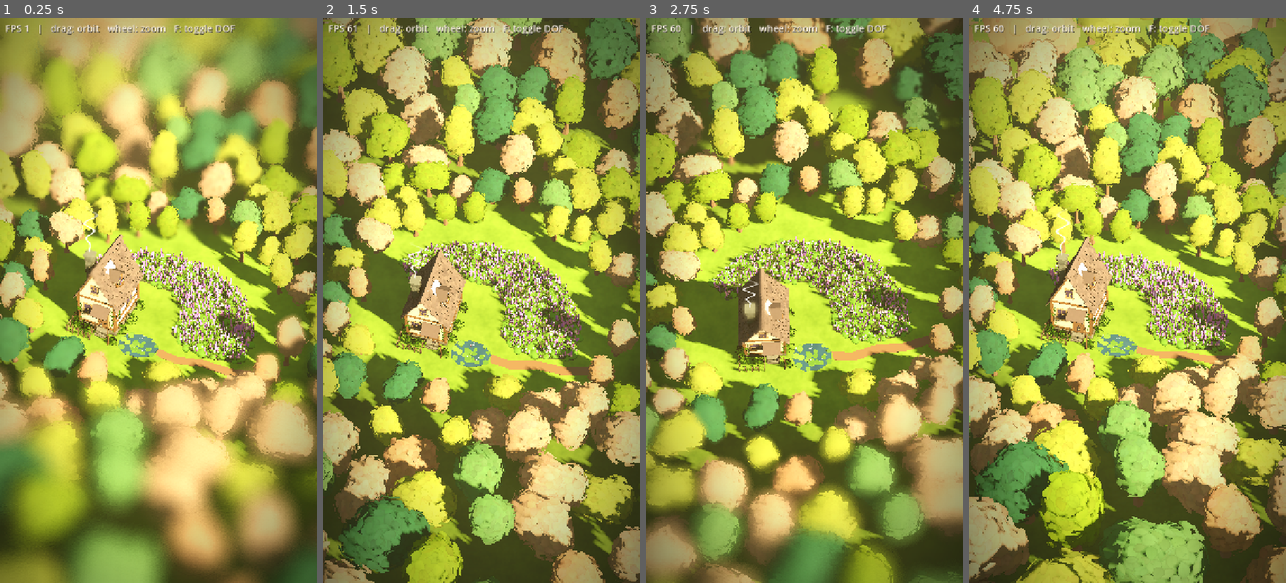
Above: before the commit, frames 1-4 (left to right).
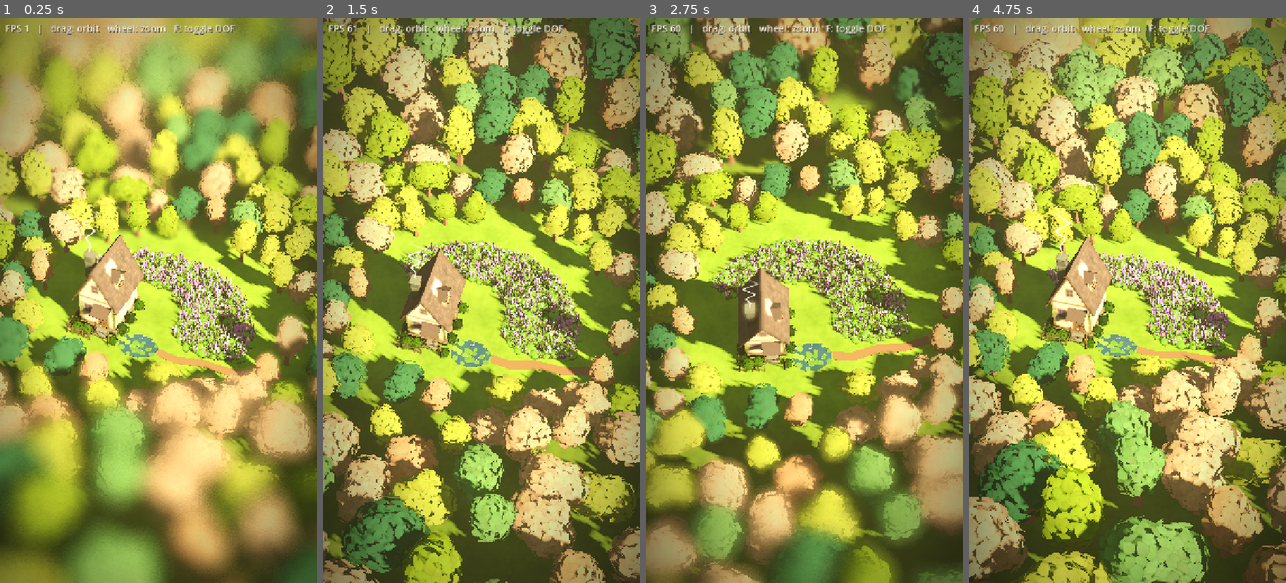
Above: after the commit, the same moments.

Repository: evaqqwww/Island
Game: Godot game, scene res://main.tscn
Two runs of this game, one before a commit and one after it. Both use one fixed random seed, a clock stepped at 60 frames per second and the inputs below.
Inputs (mouse positions are in pixels of both pictures, inside the frame that each line leads up to):
- Up to frame 1 (0.25 s): no input
- Up to frame 2 (1.5 s): tap Enter at 0.5 s; move the mouse to (551, 272) at 0.52 s; tap F at 0.6 s; click (551, 272) at 0.67 s; drag from (418, 328) to (465, 413) at 1.27 s
- Up to frame 3 (2.75 s): move the mouse to (836, 176) at 2.02 s; tap F at 2.1 s; click (836, 176) at 2.17 s
- Up to frame 4 (4.75 s): drag from (1111, 413) to (1032, 215) at 2.77 s; move the mouse to (1222, 385) at 3.52 s; tap F at 3.6 s; click (1222, 385) at 3.67 s; drag from (1032, 215) to (1079, 159) at 4.27 s

The runs differ from the first frame. In frame 1, 9.8% of the frame differs, in the area x 0-100%, y 4-100%; in frame 2, 20%; in frame 3, 16%; in frame 4, 23%, in the area x 0-100%, y 0-100%.

Commit message:
按当前视角减面：木屋改为高模烘焙到低模，树木内核和树干减面；手机端恢复全画质
- 木屋：高模（瓦片、木构、门窗、藤蔓）只作烘焙源，导出 592 个三角形的低模；
  颜色、切线空间法线、AO 都用「选中到活动」从高模烘焙，贴图降到 1024；
  屋顶材质加局部 AO 压暗瓦片缝；花丛改为实心内核 + 少量大叶片
  木屋连花丛从 28,814 降到 2,192 个三角形
- 树木：内核改为二十面体，树干减边减段、去掉藏在树冠里的枝杈，内层叶片减少；
  近景每棵约 540、远景约 185 个三角形
- 撤掉手机端画质适配（渲染倍率、景深采样、阴影），手机与桌面画质一致

Co-Authored-By: Claude Opus 5.5 <noreply@anthropic.com>

Diff:
--- a/main.tscn
+++ b/main.tscn
@@ -11,7 +11,6 @@
 [ext_resource type="Script" path="res://scripts/hud.gd" id="9_hud"]
 [ext_resource type="Material" path="res://materials/foliage_bed.tres" id="13_bed"]
 [ext_resource type="Shader" path="res://shaders/smoke.gdshader" id="14_smoke"]
-[ext_resource type="Script" path="res://scripts/quality.gd" id="15_quality"]
 [ext_resource type="PackedScene" path="res://assets/trees/trees.glb" id="16_trees"]
 [ext_resource type="Shader" path="res://shaders/ground.gdshader" id="17_ground"]
 [ext_resource type="Texture2D" path="res://assets/textures/lawn.png" id="18_lawn"]
@@ -360,11 +359,6 @@
 mesh = SubResource("QuadMesh_fullscreen")
 material_override = SubResource("ShaderMaterial_dof")
 
-[node name="Quality" type="Node" parent="."]
-script = ExtResource("15_quality")
-dof_path = NodePath("../Camera/DOF")
-sun_path = NodePath("../Sun")
-
 [node name="HUD" type="CanvasLayer" parent="."]
 
 [node name="Vignette" type="TextureRect" parent="HUD"]
--- a/materials/cabin.tres
+++ b/materials/cabin.tres
@@ -3,11 +3,14 @@
 [ext_resource type="Shader" path="res://shaders/cabin.gdshader" id="1_shader"]
 [ext_resource type="Texture2D" path="res://assets/cabin/textures/cabin_albedo.png" id="2_albedo"]
 [ext_resource type="Texture2D" path="res://assets/cabin/textures/cabin_ao.png" id="3_ao"]
+[ext_resource type="Texture2D" path="res://assets/cabin/textures/cabin_normal.png" id="4_normal"]
 
 [resource]
 render_priority = 0
 shader = ExtResource("1_shader")
 shader_parameter/albedo_map = ExtResource("2_albedo")
+shader_parameter/normal_map = ExtResource("4_normal")
+shader_parameter/normal_strength = 1.0
 shader_parameter/ao_map = ExtResource("3_ao")
 shader_parameter/tint = Color(1, 1, 1, 1)
 shader_parameter/ao_strength = 1.0
--- a/scripts/quality.gd
+++ /dev/null
@@ -1,30 +0,0 @@
-extends Node
-
-## 手机浏览器上降低渲染开销，桌面浏览器和编辑器里保持原画质：
-## 3D 以较低分辨率渲染再放大（移轴模糊下几乎看不出差别），景深减少采样，阴影贴图缩小、阴影距离缩短。
-
-@export var dof_path: NodePath
-@export var sun_path: NodePath
-@export var mobile_render_scale := 0.6
-@export var mobile_dof_samples := 24
-@export var mobile_shadow_size := 2048
-@export var mobile_shadow_distance := 75.0
-
-
-static func is_mobile_web() -> bool:
-	return OS.has_feature("web_android") or OS.has_feature("web_ios")
-
-
-func _ready() -> void:
-	if not is_mobile_web():
-		return
-	var vp := get_viewport()
-	vp.scaling_3d_mode = Viewport.SCALING_3D_MODE_BILINEAR
-	vp.scaling_3d_scale = mobile_render_scale
-	var dof := get_node_or_null(dof_path) as GeometryInstance3D
-	if dof and dof.material_override is ShaderMaterial:
-		(dof.material_override as ShaderMaterial).set_shader_parameter("sample_count", mobile_dof_samples)
-	var sun := get_node_or_null(sun_path) as DirectionalLight3D
-	if sun:
-		sun.directional_shadow_max_distance = mobile_shadow_distance
-	RenderingServer.directional_shadow_atlas_set_size(mobile_shadow_size, true)
--- a/shaders/cabin.gdshader
+++ b/shaders/cabin.gdshader
@@ -1,8 +1,11 @@
-// 木屋：使用 Blender 烘焙的颜色图和 AO 图（同一套 UV）。
+// 木屋低模：使用 Blender 从高模烘焙的颜色图、法线图和 AO 图（同一套 UV）。
+// 法线图让平的屋面板和墙面恢复瓦片倾斜、木构侧面的受光变化。
 // AO 除了压暗环境光，还按 ao_light_affect 部分压暗直射光，让缝隙和墙根在阳光下也有层次。
 shader_type spatial;
 
 uniform sampler2D albedo_map : source_color, hint_default_white, filter_linear_mipmap_anisotropic;
+uniform sampler2D normal_map : hint_normal, filter_linear_mipmap;
+uniform float normal_strength : hint_range(0.0, 2.0) = 1.0;
 uniform sampler2D ao_map : hint_default_white, filter_linear_mipmap;
 uniform vec3 tint : source_color = vec3(1.0);
 uniform float ao_strength : hint_range(0.0, 2.0) = 1.0;
@@ -11,6 +14,8 @@
 
 void fragment() {
 	ALBEDO = texture(albedo_map, UV).rgb * tint;
+	NORMAL_MAP = texture(normal_map, UV).rgb;
+	NORMAL_MAP_DEPTH = normal_strength;
 	float ao = texture(ao_map, UV).r;
 	AO = clamp(1.0 - (1.0 - ao) * ao_strength, 0.0, 1.0);
 	AO_LIGHT_AFFECT = ao_light_affect;
Binary file changed: assets/cabin/cabin.glb
Binary file changed: assets/cabin/textures/cabin_albedo.png
Binary file changed: assets/cabin/textures/cabin_ao.png
Binary file added: assets/cabin/textures/cabin_normal.png
Not shown, added: assets/cabin/textures/cabin_normal.png.import
Binary file changed: assets/trees/trees.glb
Not shown, removed: scripts/quality.gd.uid
Not shown, changed: blender/bake_cabin.py
Not shown, changed: blender/build_cabin.py
Not shown, changed: blender/build_trees.py
Not shown, changed: blender/cabin.blend
Not shown, changed: blender/trees.blend
(and 2 more such lines)
